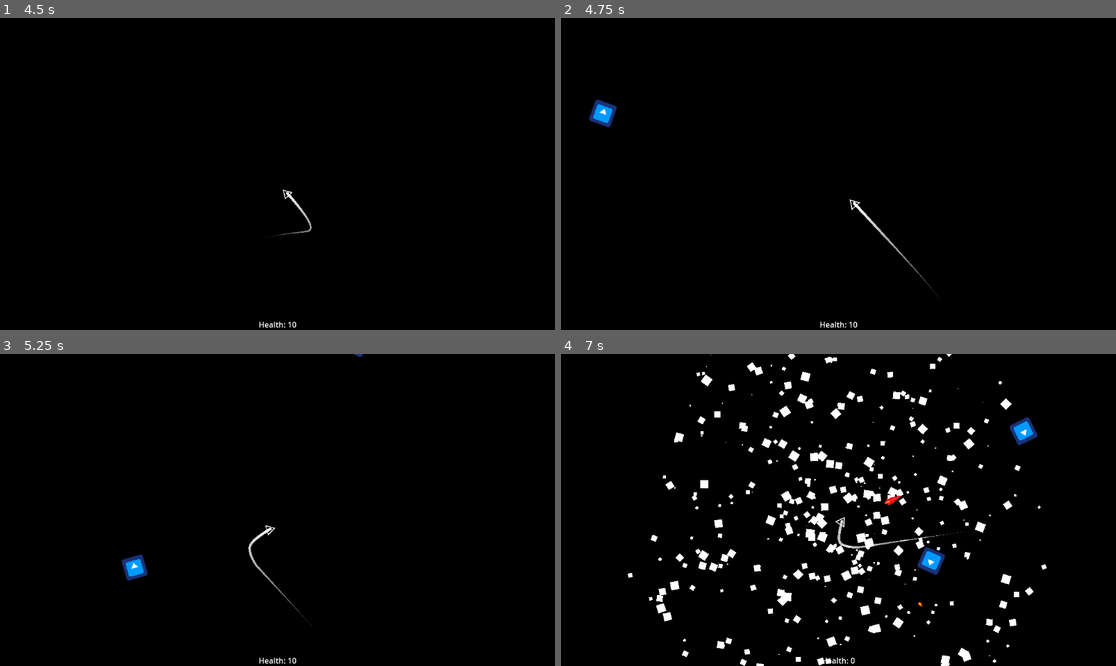
Above: before the commit, frames 1-4 (two rows, left to right).
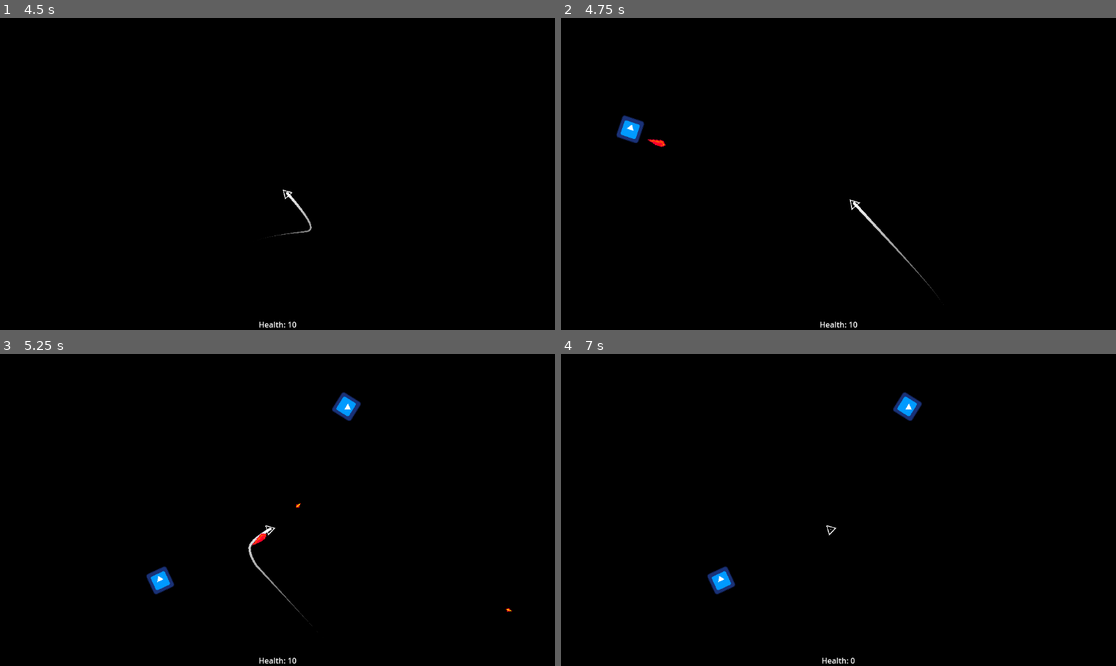
Above: after the commit, the same moments.

Repository: HazarBakir/void_blade
Game: Godot game, scene res://Scenes/main_menu.tscn
The game is run twice, just before and just after one commit, with the same random seed, the same clock (stepped at 60 frames per second) and the same inputs. The engine's default icon, where the game draws it, is replaced by a stand-in: a white triangle on a blue panel in a dark square.
Inputs (mouse positions are in pixels of both pictures, inside the frame that each line leads up to):
- Up to frame 1 (4.5 s): click "Play" at 0.5 s; move the mouse to (249, 236) at 1.27 s; press the mouse at (249, 236) at 1.28 s; move the mouse to (444, 220) at 2.02 s; release the mouse at (444, 220) at 2.03 s; click (444, 220) at 2.1 s; move the mouse to (111, 127) at 2.77 s; press the mouse at (111, 127) at 2.78 s; move the mouse to (305, 174) at 3.52 s; release the mouse at (305, 174) at 3.53 s; click (305, 174) at 3.6 s; move the mouse to (194, 96) at 4.27 s; press the mouse at (194, 96) at 4.28 s
- Up to frame 2 (4.75 s): no input
- Up to frame 3 (5.25 s): move the mouse to (399, 494) at 5.02 s; release the mouse at (399, 494) at 5.03 s; click (399, 494) at 5.1 s
- Up to frame 4 (7 s): move the mouse to (727, 525) at 5.77 s; press the mouse at (727, 525) at 5.78 s; move the mouse to (894, 441) at 6.52 s; release the mouse at (894, 441) at 6.53 s; click (894, 441) at 6.6 s

Frame 1 is identical in both runs. In frame 2, 0.7% of the frame differs, in the area x 5-19%, y 26-42%; in frame 3, 1.0%; in frame 4, 6.8%, in the area x 12-88%, y 0-100%.

Commit message:
refactor enemy file

Diff:
--- a/Scripts/enemy/enemy.gd
+++ b/Scripts/enemy/enemy.gd
@@ -1,105 +1,158 @@
 extends CharacterBody2D
-const bullet = preload("res://scenes/bullet.tscn")
+
+@onready var explode_particle: GPUParticles2D = $"Explode Particle"
 @onready var game_scene = get_node("/root/game_scene")
+@onready var shoot_timer: Timer = $Timer
+@onready var sprite: Sprite2D = $Sprite2D
+@onready var muzzle_point = $"Muzzle-Shoot_Point"
+@onready var death_timer: Timer = $"Explode Particle/Timer"
+
+const BULLET_SCENE = preload("res://scenes/bullet.tscn")
+
+var is_alive: bool = true
 var target: CharacterBody2D = null
-var speed = 250.0
-var original_speed = 250.0
-var accel = 8.0
-var decel = 5.0
-var current_speed = 0.0
-@onready var shoot_timer: Timer = $Timer
-var min_shoot_interval = 1.0
-var max_shoot_interval = 3.0
-var player_distance_threshold = 500.0
-var can_shoot = true
+var can_shoot: bool = true
+
+const ORIGINAL_SPEED: float = 300.0
+const ACCELERATION: float = 8.0
+const DECELERATION: float = 5.0
+const STOP_DISTANCE: float = 300.0
+const RESUME_DISTANCE: float = 200.0
+
+var speed: float = ORIGINAL_SPEED
+var current_speed: float = 0.0
+
+const MIN_SHOOT_INTERVAL: float = 1.0
+const MAX_SHOOT_INTERVAL: float = 3.0
+const PLAYER_DISTANCE_THRESHOLD: float = 1000.0
+const SHOOT_COOLDOWN: float = 0.2
+const SHOOT_ANGLE_THRESHOLD: float = 0.3
 
 func _ready() -> void:
+	_initialize_enemy()
+	_setup_shooting_system()
+
+func _physics_process(delta: float) -> void:
+	if not PlayerStats.is_alive():
+		return
+
+	_update_target()
+	if target == null:
+		return
+
+	_update_movement_behavior()
+	_handle_movement(delta)
+	move_and_slide()
+	_update_rotation()
+
+func _initialize_enemy() -> void:
 	add_to_group("enemies")
-	find_player()
-	setup_random_shooting()
+	_find_player()
 
-func setup_random_shooting():
+func _setup_shooting_system() -> void:
 	shoot_timer.one_shot = true
 	shoot_timer.timeout.connect(_on_shoot_timer_timeout)
-	start_random_shoot_timer()
+	_start_random_shoot_timer()
 
-func start_random_shoot_timer():
-	var random_interval = randf_range(min_shoot_interval, max_shoot_interval)
+func _start_random_shoot_timer() -> void:
+	var random_interval = randf_range(MIN_SHOOT_INTERVAL, MAX_SHOOT_INTERVAL)
 	shoot_timer.wait_time = random_interval
 	shoot_timer.start()
 
-func find_player():
+func _find_player() -> void:
 	var players = get_tree().get_nodes_in_group("player")
 	if players.size() > 0:
 		target = players[0] as CharacterBody2D
 
-func _physics_process(delta):
-	if PlayerStats.is_alive():
-		if target == null or not is_instance_valid(target):
-			find_player()
-			return
+func _update_target() -> void:
+	if target == null or not is_instance_valid(target):
+		_find_player()
 
-		check_distance_to_player()
-		move_to_player(delta)
-
-		move_and_slide()
-
-		look_at(target.global_position)
-
-func check_distance_to_player():
+func _update_movement_behavior() -> void:
 	if target == null:
 		return
 
 	var distance_to_player = global_position.distance_to(target.global_position)
-	if distance_to_player < 300.0:
+
+	if distance_to_player < STOP_DISTANCE:
 		speed = 0
-	elif speed == 0 and distance_to_player > 200.0:
-		speed = original_speed
+	elif speed == 0 and distance_to_player > RESUME_DISTANCE:
+		speed = ORIGINAL_SPEED
 
-func should_shoot() -> bool:
+func _handle_movement(delta: float) -> void:
+	if target == null or not is_alive:
+		return
+
+	var direction = (target.global_position - global_position).normalized()
+	var target_speed = speed if speed > 0 else 0.0
+	var lerp_factor = ACCELERATION if speed > 0 else DECELERATION
+
+	current_speed = lerp(current_speed, target_speed, lerp_factor * delta)
+	velocity = direction * current_speed
+
+func _update_rotation() -> void:
+	if target != null:
+		look_at(target.global_position)
+
+func _should_shoot() -> bool:
 	if not can_shoot or target == null:
 		return false
 
 	var distance_to_player = global_position.distance_to(target.global_position)
-	if distance_to_player > player_distance_threshold:
+	if distance_to_player > PLAYER_DISTANCE_THRESHOLD:
 		return false
 
+	return _is_facing_target()
+
+func _is_facing_target() -> bool:
 	var to_player = (target.global_position - global_position).normalized()
 	var forward = Vector2.RIGHT.rotated(rotation)
 	var dot_product = to_player.dot(forward)
+	return dot_product > SHOOT_ANGLE_THRESHOLD
 
-	return dot_product > 0.3
-
-func shoot():
-	if not should_shoot():
+func _shoot() -> void:
+	if not _should_shoot():
 		return
 
-	var b = bullet.instantiate()
-	if b == null:
+	var bullet_instance = BULLET_SCENE.instantiate()
+	if bullet_instance == null:
 		return
 
-	b.global_transform = $"Muzzle-Shoot_Point".global_transform
-	b.target = target
-	game_scene.add_child(b)
+	bullet_instance.global_transform = muzzle_point.global_transform
+	bullet_instance.target = target
+	game_scene.add_child(bullet_instance)
 
+	_apply_shoot_cooldown()
+
+func _apply_shoot_cooldown() -> void:
 	can_shoot = false
-	await get_tree().create_timer(0.2).timeout
+	await get_tree().create_timer(SHOOT_COOLDOWN).timeout
 	can_shoot = true
 
-func _on_shoot_timer_timeout() -> void:
-	if PlayerStats.is_alive():
-		shoot()
-		start_random_shoot_timer()
-
-func move_to_player(delta):
-	if target == null:
+func on_death() -> void:
+	if not is_alive:
 		return
 
-	var direction = (target.global_position - global_position).normalized()
-	if speed == 0:
-		current_speed = lerp(current_speed, 0.0, decel * delta)
-	else:
-		current_speed = lerp(current_speed, speed, accel * delta)
+	_trigger_death_sequence()
 
-	var target_velocity = direction * current_speed
-	velocity = target_velocity
+func _trigger_death_sequence() -> void:
+	is_alive = false
+	_setup_death_effects()
+	_cleanup_sprite()
+
+func _setup_death_effects() -> void:
+	explode_particle.position = muzzle_point.position
+	explode_particle.emitting = true
+	death_timer.start()
+
+func _cleanup_sprite() -> void:
+	if sprite != null:
+		sprite.queue_free()
+
+func _on_shoot_timer_timeout() -> void:
+	if PlayerStats.is_alive() and is_alive:
+		_shoot()
+		_start_random_shoot_timer()
+
+func _on_death_timer_timeout() -> void:
+	queue_free()
